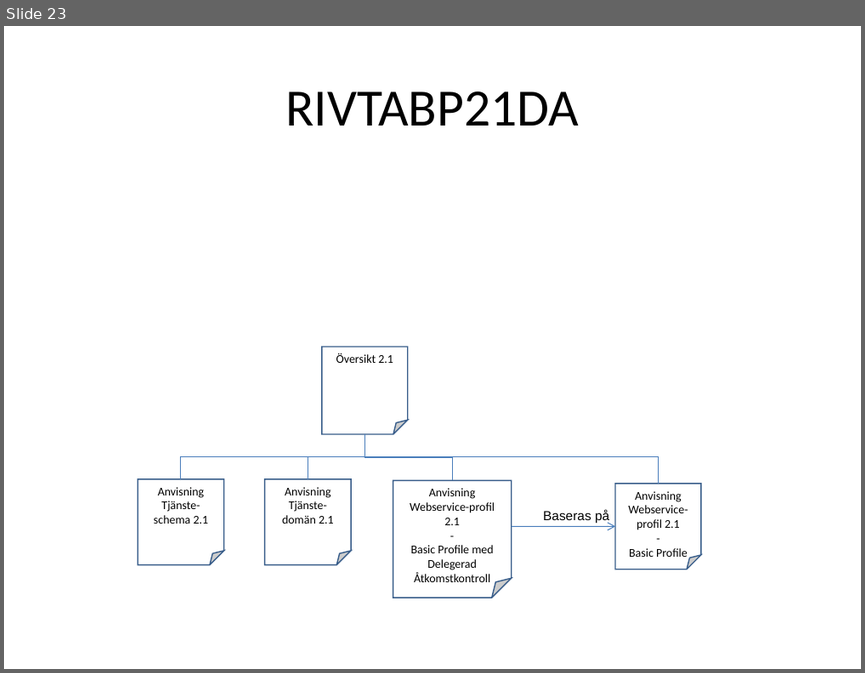
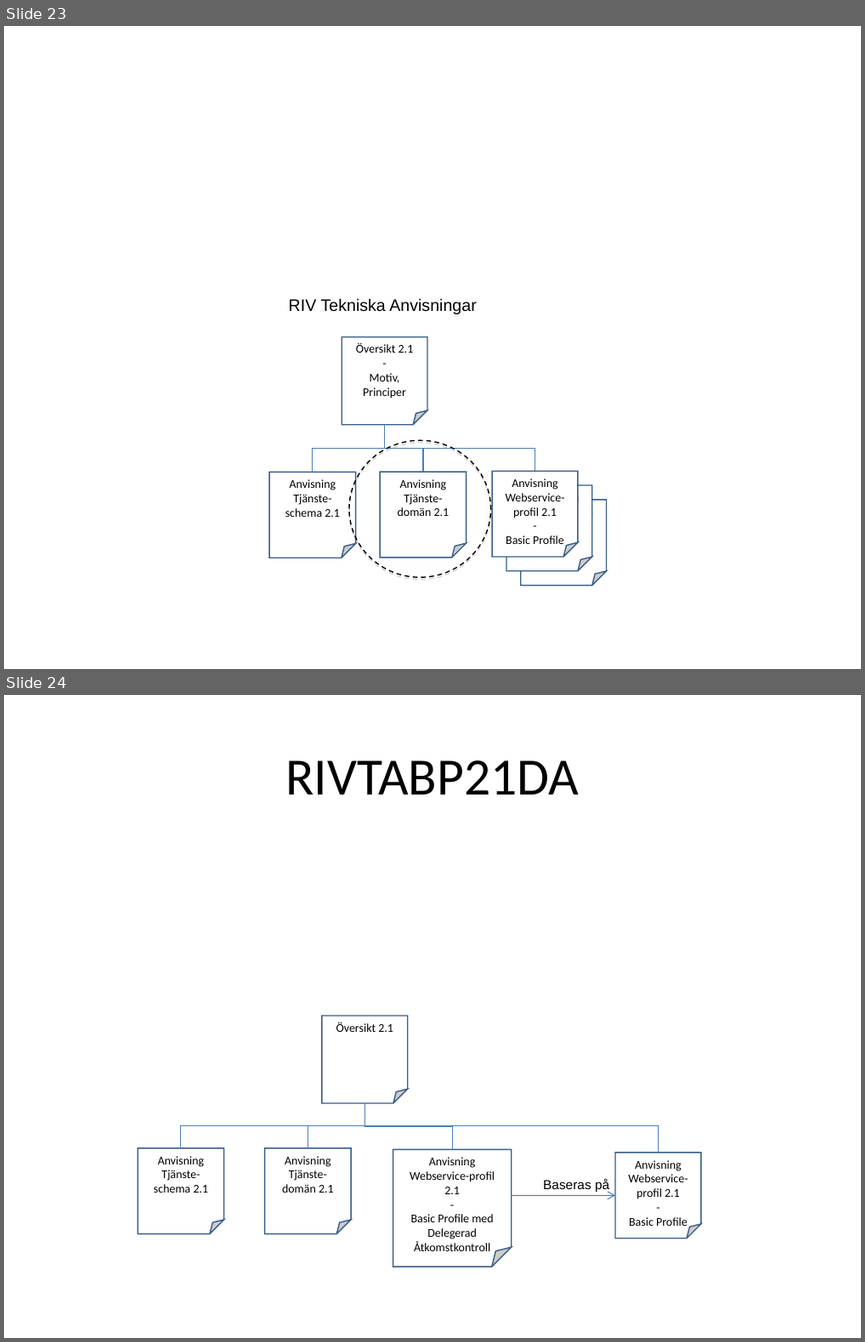
Before and after one commit to admstar/rivta, a slide deck: Profile/trunk/Documents/arbetsdokument/RIV-förvaltning, Illustrationer.ppt. Shown one above the other, each under a label of ours: slide 23 before the commit, slides 23 and 24 after it. The pictures are 865x673 and 865x1342 pixels, drawn with LibreOffice and Linux fonts; fonts in the diff are those of the drawing. Boxes give left, top, right and bottom in pixels: in the first picture for what was removed or moved away, otherwise in the second. Text is boxed around its words. In the diff, an @@ line names an element or a change of style, - is before the commit and + after.

```diff
--- a/Profile/trunk/Documents/arbetsdokument/RIV-förvaltning, Illustrationer.ppt
+++ b/Profile/trunk/Documents/arbetsdokument/RIV-förvaltning, Illustrationer.ppt
@@ slide 23 added at <box>4,26,861,669</box>, background #FFFFFF @@
@@ text added at <box>289,298,477,314</box>, 14 pt, text #000000 @@
+RIV Tekniska Anvisningar
@@ folded corner added at <box>341,337,427,425</box>, fill #FFFFFF, outline #385D8A 0.99 pt, 10 pt, text #000000 @@
+Översikt 2.1
+-
+Motiv, Principer
@@ elbow line added from (385, 425) to (313, 471), #4A7EBB 0.74 pt @@
@@ elbow line added from (385, 425) to (535, 471), #4A7EBB 0.74 pt @@
@@ elbow line added from (385, 425) to (423, 471), #4A7EBB 0.74 pt @@
@@ ellipse added at <box>349,440,491,577</box>, outline #000000 0.99 pt dashed @@
@@ folded corner added at <box>269,471,356,557</box>, fill #FFFFFF, outline #385D8A 0.99 pt, 10 pt, text #000000 @@
+Anvisning
+Tjänste-schema 2.1
@@ folded corner added at <box>381,471,466,557</box>, fill #FFFFFF, outline #385D8A 0.99 pt, 10 pt, text #000000 @@
+Anvisning
+Tjänste-domän 2.1
@@ folded corner added at <box>493,471,578,556</box>, fill #FFFFFF, outline #385D8A 0.99 pt, 10 pt, text #000000 @@
+Anvisning Webservice-profil 2.1
+-
+Basic Profile
@@ folded corner added at <box>506,485,591,571</box>, fill #FFFFFF, outline #385D8A 0.99 pt, 10 pt, text #000000 @@
+RIV Tekniska Anvisningar
+-
+Profil
@@ folded corner added at <box>521,499,607,584</box>, fill #FFFFFF, outline #385D8A 0.99 pt, 10 pt, text #000000 @@
+RIV Tekniska Anvisningar
+-
+Profil
@@ what was slide 23 is now slide 24 @@
```
Also in this commit, not shown: 8 slides changed, 1 other file.
